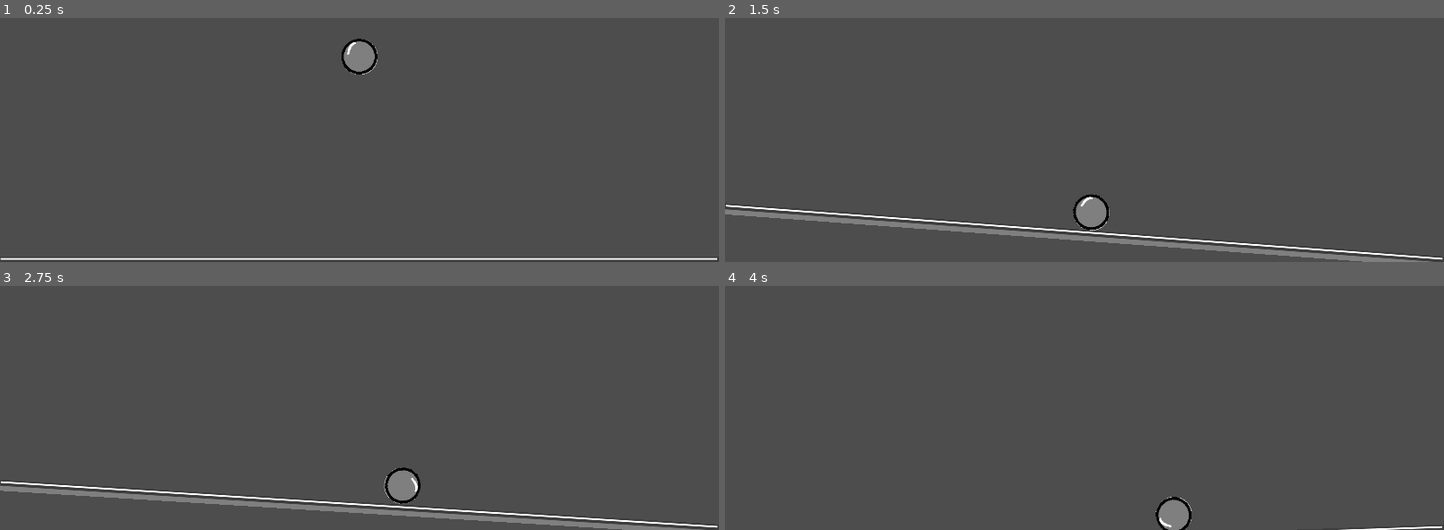
Above: before the commit, frames 1-4 (two rows, left to right).
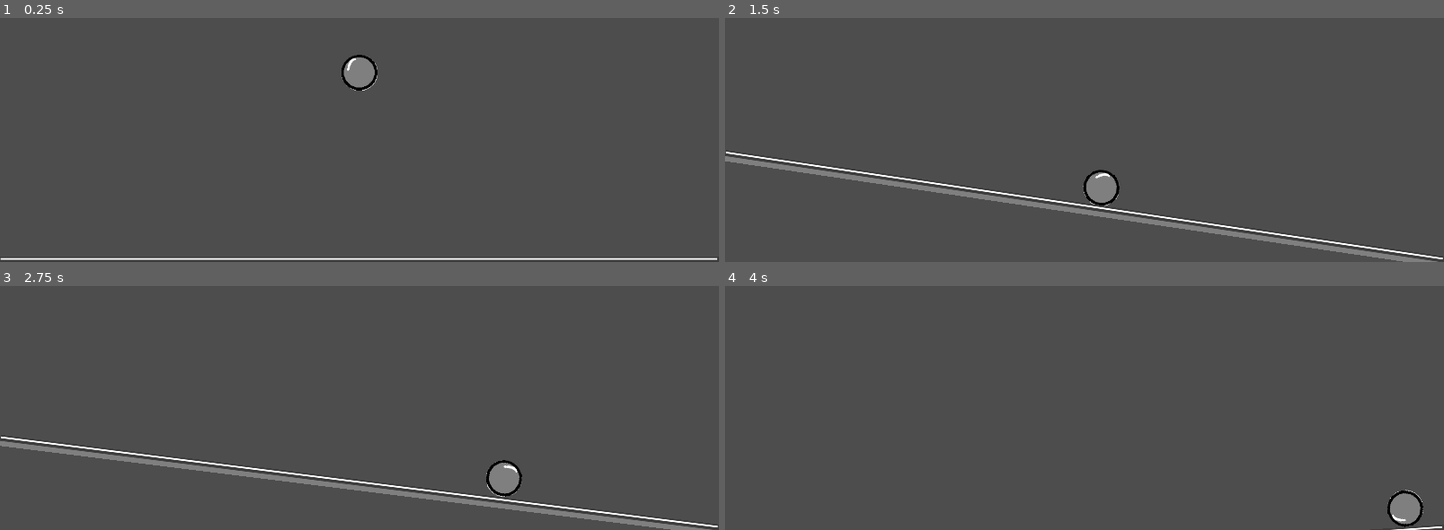
Above: after the commit, the same moments.

Repository: Jcardas/Beer_Game
Game: Godot game, scene res://main.tscn
Same seed, same stepped clock (60 frames per second), same inputs: the game is played once before the commit and once after it.
Inputs:
- Up to frame 1 (0.25 s): no input
- Up to frame 2 (1.5 s): hold W (left_up) from 0.53 s (still down)
- Up to frame 3 (2.75 s): release W (left_up) at 2.03 s; hold S (left_down) from 2.03 s (still down)
- Up to frame 4 (4 s): keep holding S (left_down)

The runs differ from the first frame. In frame 1, 0.8% of the frame differs, in the area x 47-53%, y 8-30%; in frame 2, 6.2%; in frame 3, 6.2%, in the area x 0-100%, y 61-100%; in frame 4, 1.2%.

Commit message:
Clamp Bar Rotation and Fix Rotation Bug

Diff:
--- a/bar_body.gd
+++ b/bar_body.gd
@@ -8,6 +8,7 @@
 var left_control: Marker2D
 var right_control: Marker2D
 var collision_shape: CollisionShape2D
+var last_action = "nothing"
 
 # Called when the node enters the scene tree for the first time.
 func _ready():
@@ -27,18 +28,56 @@
 
 # Moves control nodes based on input
 func _handle_input(delta):
+	_move_node(delta)
+
+# Helper function to move a node up or down based on input
+func _move_node(delta):
+	var current_distance = left_control.position.distance_to(right_control.position)
+	var max_distance = (original_length / cos(max_rotation))
 	var move_amount = MoveSpeed * delta
 
-	# Update positions for left and right controls simultaneously
-	_move_node("left_up", "left_down", left_control, move_amount)
-	_move_node("right_up", "right_down", right_control, move_amount)
+	if current_distance <= max_distance:
+		if Input.is_action_pressed("left_up"):
+			left_control.position.y -= move_amount
+			last_action = "left_up"
+		if Input.is_action_pressed("left_down"):
+			left_control.position.y += move_amount
+			last_action = "left_down"
 
-# Helper function to move a node up or down based on input
-func _move_node(up_action: String, down_action: String, node: Node2D, move_amount: float):
-	if Input.is_action_pressed(up_action):
-		node.position.y -= move_amount
-	elif Input.is_action_pressed(down_action):
-		node.position.y += move_amount
+		if Input.is_action_pressed("right_up"):
+			right_control.position.y -= move_amount
+			last_action = "right_up"
+		if Input.is_action_pressed("right_down"):
+			right_control.position.y += move_amount
+			last_action = "right_down"
+	else:
+		if last_action == "left_up":
+			if Input.is_action_pressed("left_down"):
+				left_control.position.y += move_amount
+			if Input.is_action_pressed("right_up"):
+				right_control.position.y -= move_amount
+
+		if last_action == "left_down":
+			if Input.is_action_pressed("left_up"):
+				left_control.position.y -= move_amount
+			if Input.is_action_pressed("right_up"):
+				right_control.position.y -= move_amount
+
+
+		if last_action == "right_up":
+			if Input.is_action_pressed("left_up"):
+						left_control.position.y -= move_amount
+			if Input.is_action_pressed("right_down"):
+				right_control.position.y += move_amount
+
+		if last_action == "right_down":
+			if Input.is_action_pressed("left_down"):
+						left_control.position.y += move_amount
+			if Input.is_action_pressed("right_up"):
+				right_control.position.y -= move_amount
+	print(last_action)
+
+
 
 # Adjusts the bar's transformation to match the control points
 func _update_bar():
@@ -46,6 +85,7 @@
 	var distance = left_control.position.distance_to(right_control.position)
 	var angle = (right_control.position - left_control.position).angle()
 
+	print(distance)
 	# Update the position, rotation, and scale of the bar
 	position = midpoint
 	rotation = clamp(angle, -max_rotation, max_rotation)
--- a/main.tscn
+++ b/main.tscn
@@ -21,6 +21,7 @@
 
 [node name="Ball" type="RigidBody2D" parent="."]
 position = Vector2(0, 245)
+gravity_scale = 2.0
 
 [node name="BallSprite" type="Sprite2D" parent="Ball"]
 texture = ExtResource("2_5wy6p")
@@ -32,6 +33,7 @@
 [node name="BarBody" type="CharacterBody2D" parent="."]
 position = Vector2(0, 640)
 script = ExtResource("1_xhbpa")
+MoveSpeed = 200
 
 [node name="BarSprite" type="Sprite2D" parent="BarBody"]
 texture = ExtResource("1_0eb6o")
